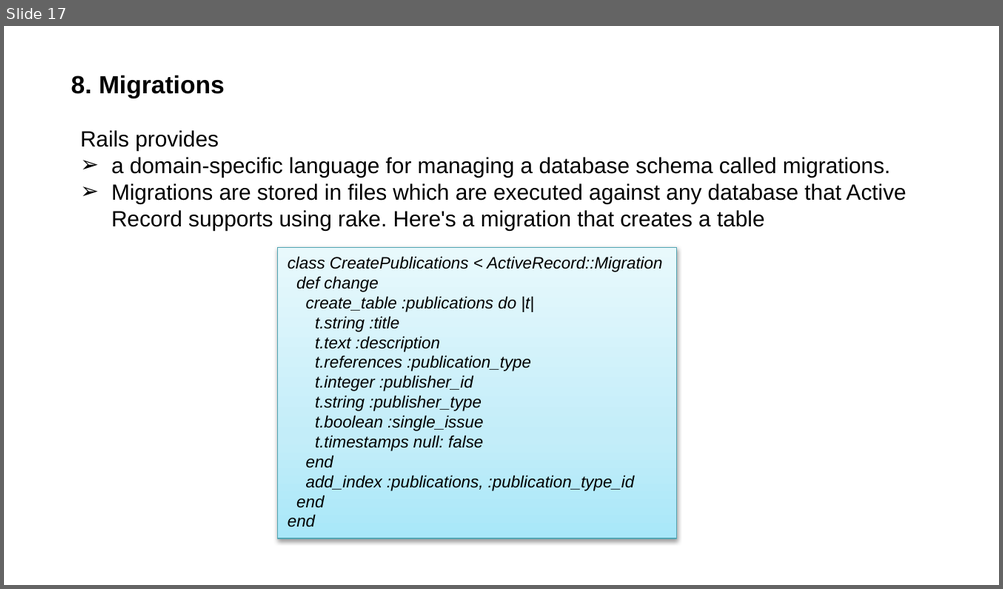
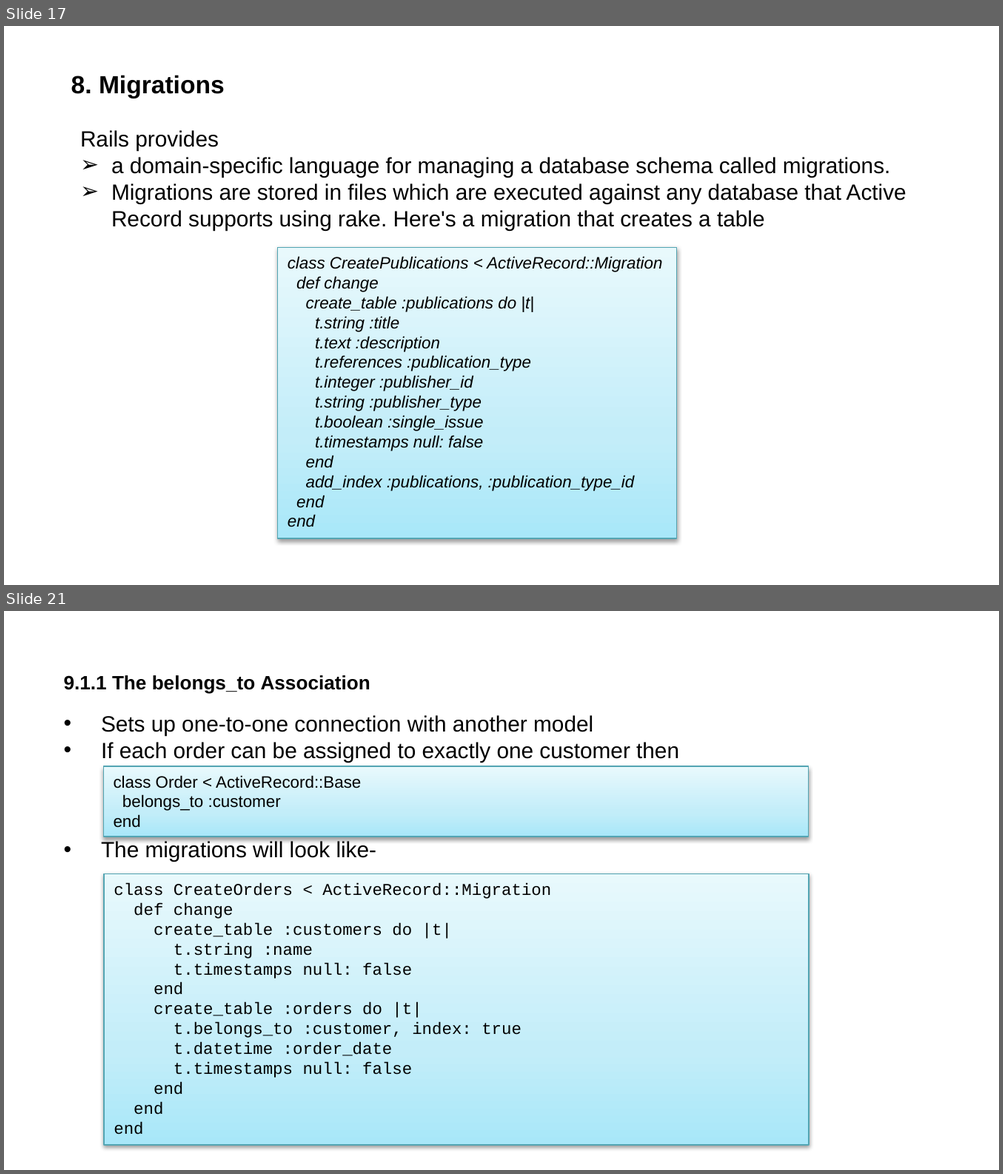
Before and after one commit to rubypool/rails-training-material, a slide deck: Ruby On Rails Deck - Models.pptx. Shown one above the other, each under a label of ours: slide 17 before the commit, slides 17 and 21 after it; the slides between them are not shown. The pictures are 1003x589 and 1003x1174 pixels, drawn with LibreOffice and Linux fonts; fonts in the diff are those of the drawing. Boxes give left, top, right and bottom in pixels: in the first picture for what was removed or moved away, otherwise in the second. Text is boxed around its words. In the diff, an @@ line names an element or a change of style, - is before the commit and + after.

Commit message:
updating model ppt with associations

```diff
--- a/Ruby On Rails Deck - Models.pptx
+++ b/Ruby On Rails Deck - Models.pptx
@@ slide 21 added at (4, 611, 999, 1170), background #FFFFFF @@
@@ title added at (64, 675, 370, 693), 14 pt, text #000000, bold @@
+9.1.1 The belongs_to Association
@@ text added at (101, 715, 679, 862), 16 pt, text #000000 @@
+  • Sets up one-to-one connection with another model
+  • If each order can be assigned to exactly one customer then
+  • The migrations will look like-
@@ rectangle added at (103, 766, 808, 837), fill gradient #A9E9F9 to #C3EFF9 to #E7F9FE, outline #53A5B3 0.75 pt, 12 pt, text #000000 @@
+class Order < ActiveRecord::Base
+belongs_to :customer
+end
@@ rectangle added at (105, 874, 808, 1146), fill gradient #A9E9F9 to #C3EFF9 to #E7F9FE, outline #53A5B3 0.75 pt, 12 pt, text #000000 @@
+class CreateOrders < ActiveRecord::Migration
+def change
+create_table :customers do |t|
+t.string :name
+t.timestamps null: false
+end
+create_table :orders do |t|
+t.belongs_to :customer, index: true
+t.datetime :order_date
+t.timestamps null: false
+end
+end
+end
```
Also in this commit, not shown: 21 other slides added.
